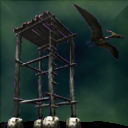
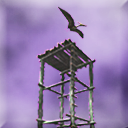
Layered file, before and after one edit (128 x 128). Changes by layer:
"Bevel - Buttons (Fat Shapes), Stretched Plastic (modified)": opacity 20% → 70%, painted on it over [0, 0, 128, 128]
painted on "Schout tower" over [7, 3, 127, 128]
removed layer "Layer 5" (was linear light) over [0, 0, 128, 128]
removed layer "Layer 4" over [0, 120, 128, 128]
removed layer "Layer 3" (was 54%) over [0, 0, 128, 128]
added layer "Camada 1 cópia" (69%) above "Camada 1" over [0, 0, 128, 128]
added layer "Camada 1" above "Layer 2" over [0, 0, 128, 128]
